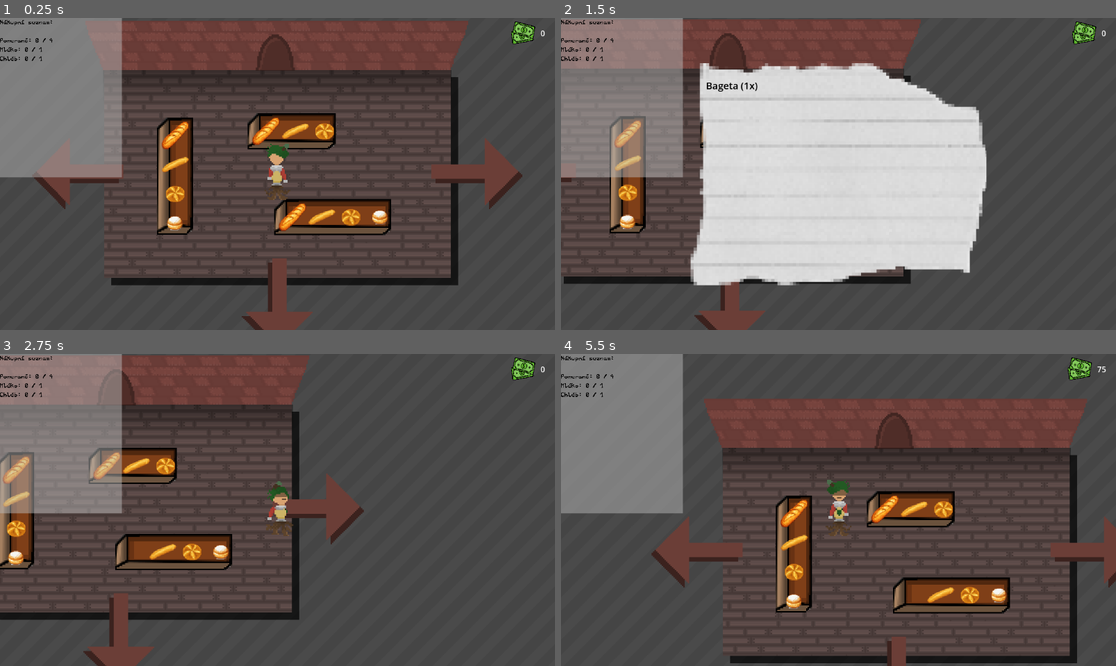
Above: before the commit, frames 1-4 (two rows, left to right).
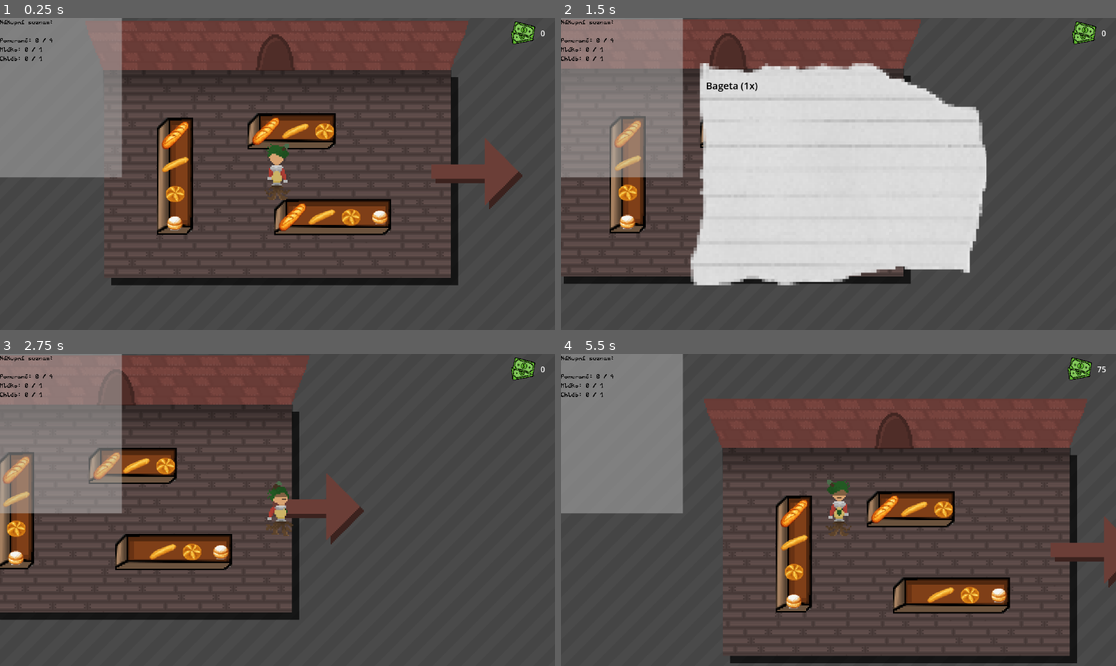
Above: after the commit, the same moments.

Repository: Trigware/Shopping-Madness
Game: Godot game, scene res://Scenes/MainScene.tscn
Same seed, same stepped clock (60 frames per second), same inputs: the game is played once before the commit and once after it.
Inputs:
- Up to frame 1 (0.25 s): no input
- Up to frame 2 (1.5 s): tap Enter (item_pickup) at 0.5, 0.6 s; hold Right (walk_right) 0.53-1.28 s; hold Down (walk_down) from 1.28 s (still down); tap I at 1.35 s
- Up to frame 3 (2.75 s): tap Space at 2 s; release Down (walk_down) at 2.03 s; hold Right (walk_right) from 2.03 s (still down); tap Tab at 2.1 s
- Up to frame 4 (5.5 s): release Right (walk_right) at 2.78 s; hold Up (walk_up) 2.78-3.53 s; tap one key every 0.75 s from 2.85 s: K P O Enter (item_pickup); hold Left (walk_left) 3.53-5.03 s; hold Down (walk_down) from 5.03 s (still down)

The runs differ from the first frame. In frame 1, 1.6% of the frame differs, in the area x 6-57%, y 46-100%; in frame 2, 0.9%; in frame 3, 1.1%; in frame 4, 1.5%.

Commit message:
Added store representation

Diff:
--- a/Scenes/MainScene.tscn
+++ b/Scenes/MainScene.tscn
@@ -1,16 +1,19 @@
 [gd_scene format=3 uid="uid://ddi6cw6wifooj"]
 
-[ext_resource type="PackedScene" uid="uid://dlgqwnkncux2t" path="res://Scenes/Inventory_UI.tscn" id="1_7rqgy"]
+[ext_resource type="PackedScene" path="res://Scenes/Inventory_UI.tscn" id="1_7rqgy"]
 [ext_resource type="PackedScene" uid="uid://b110ueifp4aiw" path="res://Scenes/Player.tscn" id="1_hpc76"]
+[ext_resource type="Script" uid="uid://ud6qg1g2rrs5" path="res://Scripts/RoomManager.gd" id="1_qxria"]
 [ext_resource type="PackedScene" uid="uid://7nvg0kvyancw" path="res://Scenes/Room.tscn" id="1_tr2i4"]
 [ext_resource type="PackedScene" uid="uid://dil1d0a3q828c" path="res://Scenes/GroceryList.tscn" id="3_nhkr4"]
 
 [node name="Root" type="Node2D" unique_id=1297904708]
+script = ExtResource("1_qxria")
 
 [node name="InventoryUi" parent="." unique_id=2046312200 instance=ExtResource("1_7rqgy")]
 
-[node name="Room" parent="." unique_id=366738991 node_paths=PackedStringArray("playerNode") instance=ExtResource("1_tr2i4")]
+[node name="Room" parent="." unique_id=366738991 node_paths=PackedStringArray("playerNode", "room_manager") instance=ExtResource("1_tr2i4")]
 playerNode = NodePath("../Player")
+room_manager = NodePath("..")
 
 [node name="Player" parent="." unique_id=1332566470 instance=ExtResource("1_hpc76")]
 
--- /dev/null
+++ b/Scenes/Overlay.tscn
@@ -0,0 +1,14 @@
+[gd_scene format=3 uid="uid://cowe2ynwgc2r8"]
+
+[ext_resource type="Script" uid="uid://b1d6mtge48v0a" path="res://Scripts/Overlay.gd" id="1_5tm8m"]
+
+[node name="Overlay" type="CanvasLayer" unique_id=76528507]
+script = ExtResource("1_5tm8m")
+
+[node name="Overlay Rect" type="ColorRect" parent="." unique_id=1095543069]
+anchors_preset = 15
+anchor_right = 1.0
+anchor_bottom = 1.0
+grow_horizontal = 2
+grow_vertical = 2
+color = Color(1, 1, 1, 0)
--- a/Scenes/Room.tscn
+++ b/Scenes/Room.tscn
@@ -15,7 +15,7 @@
 shader_parameter/texture_scale = Vector2(1, 1)
 shader_parameter/diagonal_lines = 4.0
 shader_parameter/gap_size = 0.519
-shader_parameter/pattern_repeated = 108.53480039999042
+shader_parameter/pattern_repeated = 47.55794284999321
 shader_parameter/line_color = Vector4(0, 0, 0, 0)
 shader_parameter/gap_color = Vector4(0, 0, 0, 0)
 
@@ -54,7 +54,8 @@
 tile_map_data = PackedByteArray("AAAAAAAAAAAAAAAAAAABAAAAAAAAAAAAAAACAAAAAAAAAAAAAAACAAEAAAAAAAAAAAABAAEAAAAAAAAAAAAAAAEAAAAAAAAAAAA=")
 tile_set = SubResource("TileSet_aaq88")
 
-[node name="RoomWalls" parent="." unique_id=270490686 instance=ExtResource("5_aaq88")]
+[node name="RoomWalls" parent="." unique_id=270490686 node_paths=PackedStringArray("room_root") instance=ExtResource("5_aaq88")]
+room_root = NodePath("..")
 
 [node name="Bounding Area" type="StaticBody2D" parent="." unique_id=924359517]
 
--- a/Scripts/Inventory.gd
+++ b/Scripts/Inventory.gd
@@ -33,7 +33,7 @@
 }
 
 enum RoomType {
-	None, Pastry, Meat, Fruits, Dairy
+	None, Vegetables, Pastry, Meat, Fruits, Dairy, Drinks, SmokedMeat, CashRegister, Spice
 }
 
 const available_foods_in_room_map: Dictionary[RoomType, Array] = {
--- a/Scripts/ItemRoom.gd
+++ b/Scripts/ItemRoom.gd
@@ -11,6 +11,7 @@
 @onready var room_walls: RoomWalls = $RoomWalls
 @onready var bounding_area: StaticBody2D = $"Bounding Area"
 @export var playerNode: Player
+@export var room_manager: RoomManager
 
 const diagonals_size: int = 10000
 const floor_shadow_offset: int = 5
--- /dev/null
+++ b/Scripts/Overlay.gd
@@ -0,0 +1,4 @@
+class_name TransitionOverlay
+extends CanvasLayer
+
+@onready var overlay_rect: ColorRect = $"Overlay Rect"
--- /dev/null
+++ b/Scripts/RoomManager.gd
@@ -0,0 +1,7 @@
+class_name RoomManager
+extends Node2D
+
+var current_room: ShopRepresentation.ShopRoom = ShopRepresentation.shop_enterance
+
+func switch_to_next(destination_room: ShopRepresentation.ShopRoom):
+	current_room = destination_room
--- a/Scripts/RoomWalls.gd
+++ b/Scripts/RoomWalls.gd
@@ -8,8 +8,11 @@
 @onready var center_wall = $UpperWall/CenterWall
 @onready var upper_wall_enterance = $UpperWall/Enterance
 @onready var wall_shadow = $UpperWall/WallShadow
+
+@onready var enterance_sprite: Sprite2D = $UpperWall/Enterance
 @onready var enterance_area: Area2D = $"UpperWall/Enterance/Enterance Area"
 @onready var exit_arrows_root: Node2D = $"Exit Arrows Root"
+@export var room_root: Room
 
 var room_size: Vector2 = Vector2.ZERO
 const edge_wall_size: Vector2 = Vector2(13, 34)
@@ -21,7 +24,7 @@
 ]
 
 func _ready():
-	enterance_area.body_entered.connect(body_entered_to_enterance)
+	handle_upper_enterance()
 
 func create_wall(set_room_size: Vector2):
 	room_size = set_room_size
@@ -38,16 +41,22 @@
 	upper_wall_enterance.position.x = tile_size * room_size.x / 2 + enterance_offset
 	wall_shadow.size.x = tile_size * room_size.x + 1
 
-func body_entered_to_enterance(body: Node2D):
+func body_entered_to_enterance(movement_dir: Player.MovementDir, body: Node2D):
 	if not body.is_in_group("Player"): return
-	print("ENTER ROOM")
+	var current_room: ShopRepresentation.ShopRoom = room_root.room_manager.current_room
+	var next_room: ShopRepresentation.ShopRoom = current_room.linked_rooms[movement_dir]
+	room_root.room_manager.switch_to_next(next_room)
 
 const exit_arrow_offset: float = 18
 
 func create_exit_arrows():
 	var room_size_in_px: Vector2 = room_size * tile_size
+	var current_room: ShopRepresentation.ShopRoom = room_root.room_manager.current_room
 
 	for movement_dir: Player.MovementDir in exit_arrows_directions:
+		var dir_invalid: bool = not current_room.linked_rooms.has(movement_dir)
+		if dir_invalid: continue
+
 		var exit_arrow: EnteranceArrow = UID.SCN_ENTERANCE_ARROW.instantiate()
 		match movement_dir:
 			Player.MovementDir.Left:
@@ -58,5 +67,18 @@
 			Player.MovementDir.Down:
 				exit_arrow.rotation_degrees = 90
 				exit_arrow.position = Vector2(room_size_in_px.x / 2, room_size_in_px.y + exit_arrow_offset)
-		exit_arrow.body_entered.connect(body_entered_to_enterance)
+		exit_arrow.body_entered.connect(
+			func(body: Node2D): body_entered_to_enterance(movement_dir, body)
+		)
 		exit_arrows_root.add_child(exit_arrow)
+
+func handle_upper_enterance():
+	var current_room: ShopRepresentation.ShopRoom = room_root.room_manager.current_room
+	var is_upper_exit_visible: bool = current_room.linked_rooms.has(Player.MovementDir.Up)
+	if is_upper_exit_visible:
+		enterance_area.body_entered.connect(
+			func(body: Node2D): body_entered_to_enterance(Player.MovementDir.Up, body)
+		)
+		return
+
+	enterance_sprite.hide()
--- a/Scripts/ShelfGenerator.gd
+++ b/Scripts/ShelfGenerator.gd
@@ -27,7 +27,7 @@
 
 const generation_padding_size: float = 0.2
 const max_generation_count: int = 300
-const maximum_generated_shelves: int = 4
+const maximum_generated_shelves: int = 8
 const food_tile_size: int = 45
 
 func generate_shelves():
--- /dev/null
+++ b/Scripts/ShopRepresentation.gd
@@ -0,0 +1,39 @@
+class_name ShopRepresentation
+extends Resource
+
+class ShopRoom:
+	var linked_rooms: Dictionary[Player.MovementDir, ShopRoom] = {}
+	var room_type: Inventory.RoomType = Inventory.RoomType.None
+
+	static func from_tree(rooms_tree: Dictionary) -> ShopRoom:
+		var result_room: ShopRoom = ShopRoom.new()
+		if rooms_tree.size() != 1: return result_room
+
+		result_room.room_type = rooms_tree.keys()[0]
+		var linked_rooms_dict: Dictionary = rooms_tree.values()[0]
+		for movement_dir: Player.MovementDir in linked_rooms_dict:
+			var linked_room_value = linked_rooms_dict[movement_dir]
+			if linked_room_value is Dictionary:
+				result_room.linked_rooms[movement_dir] = from_tree(linked_room_value)
+				continue
+
+			var current_linked_room: ShopRoom = ShopRoom.new()
+			current_linked_room.room_type = linked_room_value
+			result_room.linked_rooms[movement_dir] = current_linked_room
+
+		return result_room
+
+static var shop_enterance: ShopRoom = ShopRoom.from_tree({
+	Inventory.RoomType.Vegetables: {
+		Player.MovementDir.Up: Inventory.RoomType.Meat,
+		Player.MovementDir.Right: {Inventory.RoomType.Pastry: {
+			Player.MovementDir.Right: Inventory.RoomType.SmokedMeat,
+			Player.MovementDir.Up: {Inventory.RoomType.Dairy: {
+				Player.MovementDir.Up: {Inventory.RoomType.Drinks: {
+					Player.MovementDir.Left: Inventory.RoomType.CashRegister,
+					Player.MovementDir.Right: Inventory.RoomType.Spice
+				}}
+			}}
+		}}
+	}}
+)
--- a/project.godot
+++ b/project.godot
@@ -13,12 +13,14 @@
 config/name="Shopping Madness"
 run/main_scene="uid://ddi6cw6wifooj"
 config/features=PackedStringArray("4.6", "Forward Plus")
+<<<<<<<HEADconfig/features=PackedStringArray("4.6", "Forward Plus")
 
 [autoload]
 
 Inventory="*uid://bv8dcqpna861p"
 UID="*uid://bsf2nb5y3eavy"
 GameManager="*uid://dg5cvyl4xj6iw"
+Overlay="*uid://cowe2ynwgc2r8"
 
 [global_group]
 
Not shown, added: Scripts/Overlay.gd.uid
Not shown, added: Scripts/RoomManager.gd.uid
Not shown, added: Scripts/ShopRepresentation.gd.uid
